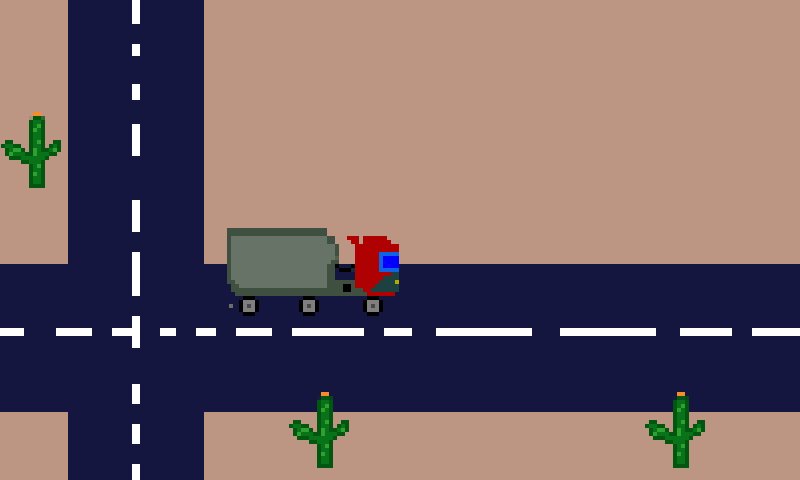
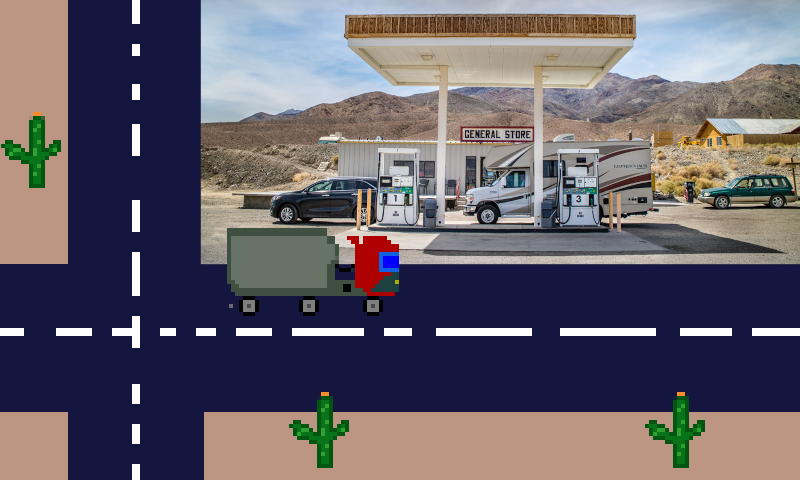
The second 800×480 image is a revision of the first. Changes to its layers:
added layer "Pasted Layer" above "käserei" over [200, 0, 800, 265]
